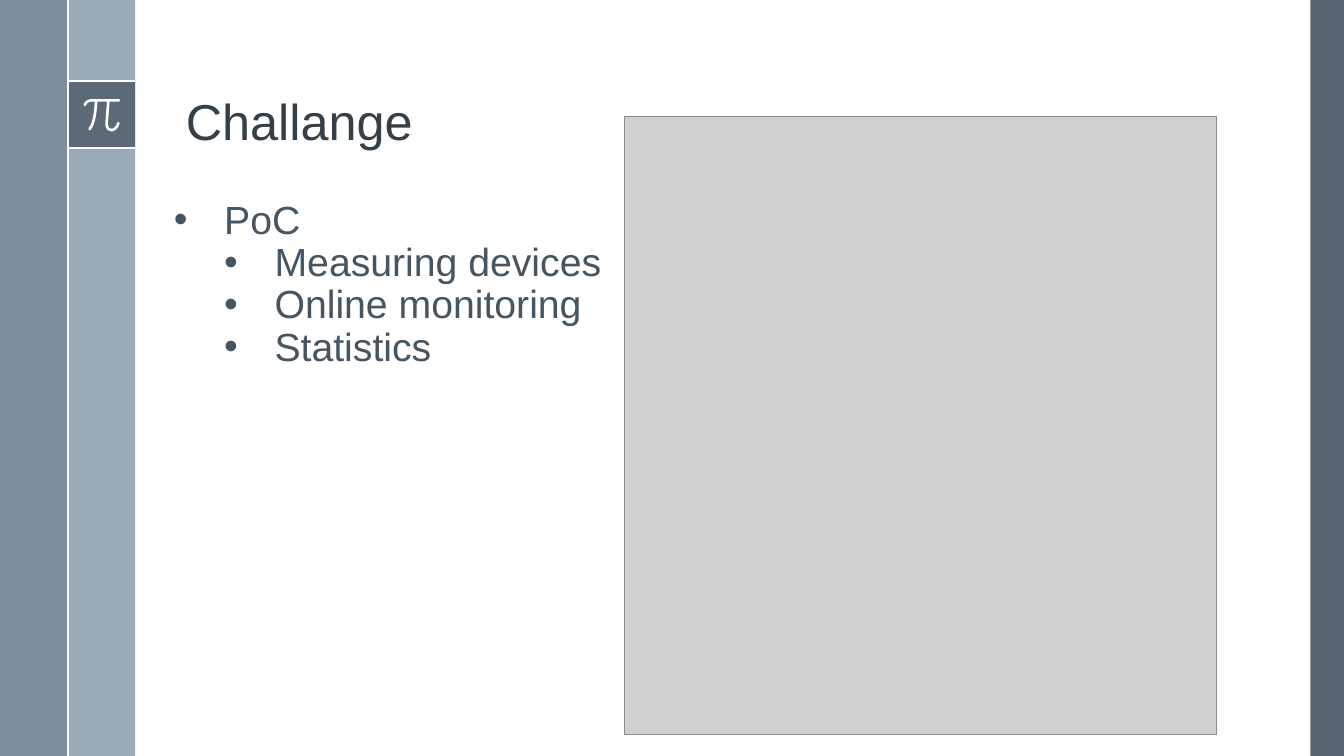
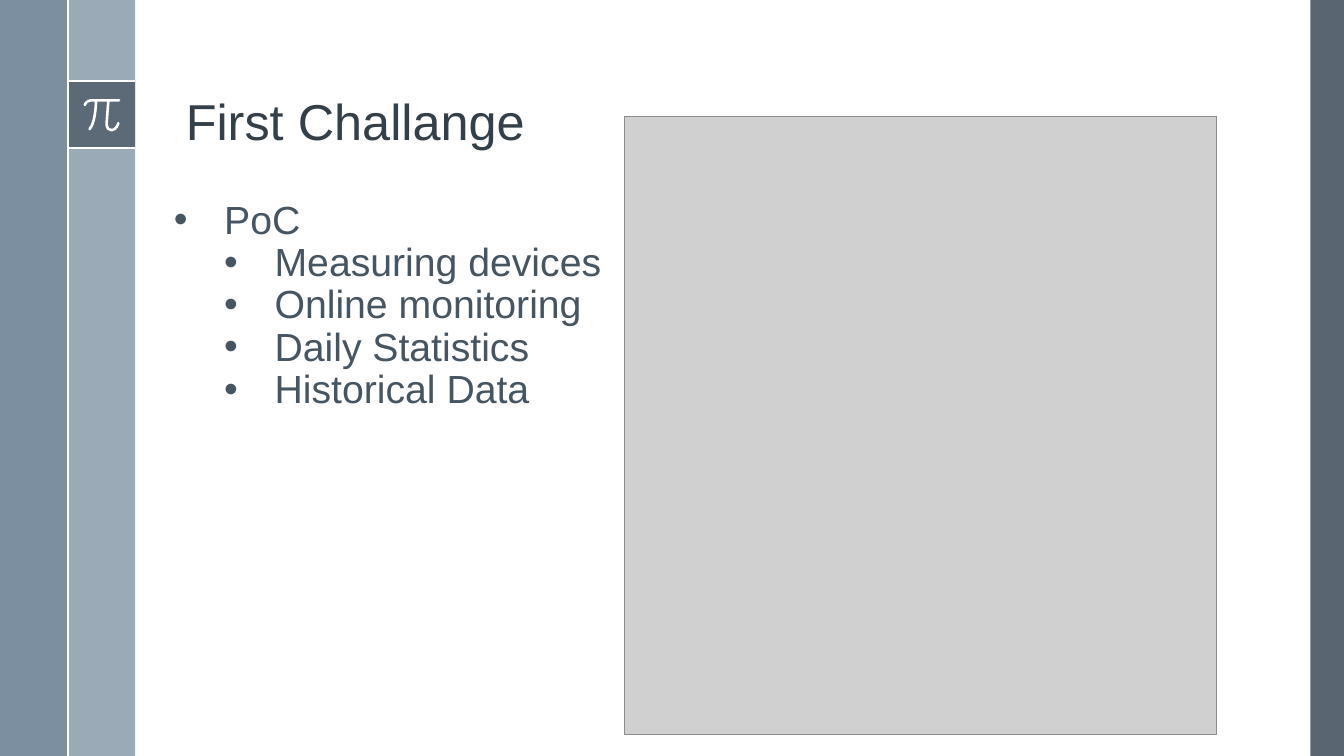
Before and after one commit to cloud4yourdata/demos, a slide deck: slide 8 of AzureAsBigDataPlatfom/Docs/AzureAsABigDataPlatfrom.pptx. Drawn at 1344x756 pixels with LibreOffice and Linux fonts; fonts in the diff are those of the drawing; grey boxes stand for pictures. Boxes give left, top, right and bottom in pixels: in the first picture for what was removed or moved away, otherwise in the second. Text is boxed around its words. In the diff, an @@ line names an element or a change of style, - is before the commit and + after.

```diff
--- a/AzureAsBigDataPlatfom/Docs/AzureAsABigDataPlatfrom.pptx
+++ b/AzureAsBigDataPlatfom/Docs/AzureAsABigDataPlatfrom.pptx
@@ title at bbox=[186, 103, 525, 150]: text changed @@
-Challange
+First Challange
@@ text at bbox=[275, 332, 530, 404]: text changed @@
-  • Statistics
+  • Daily Statistics
+  • Historical Data
```
Also in this commit, not shown: 6 other slides changed, 5 other files.
